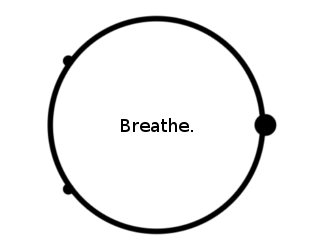
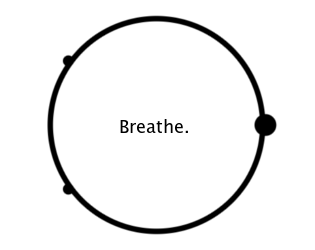
Layer changes from the first 315px x 250px image to the second:
painted on "Breathe." over bbox(120, 118, 193, 133)
